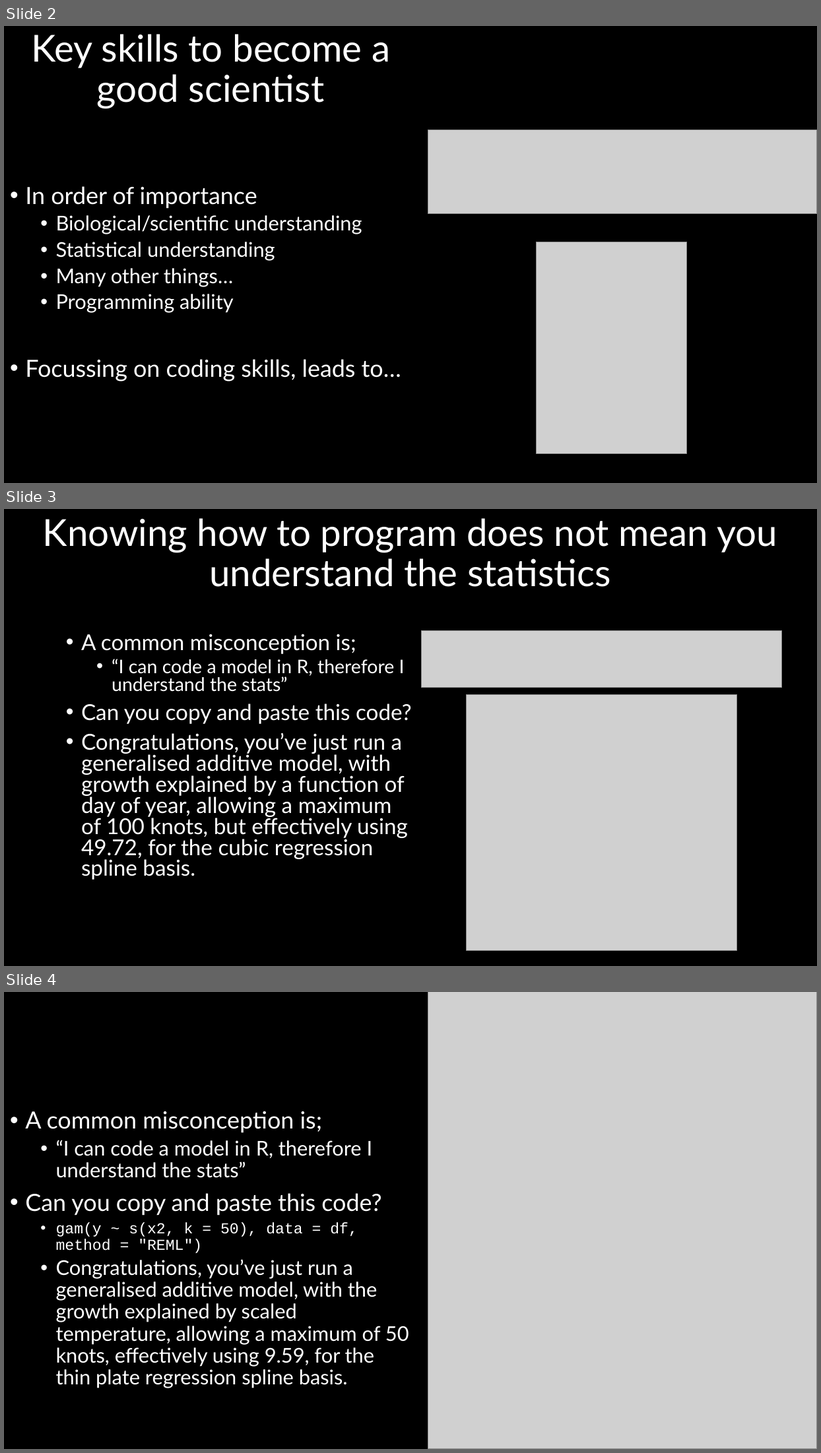
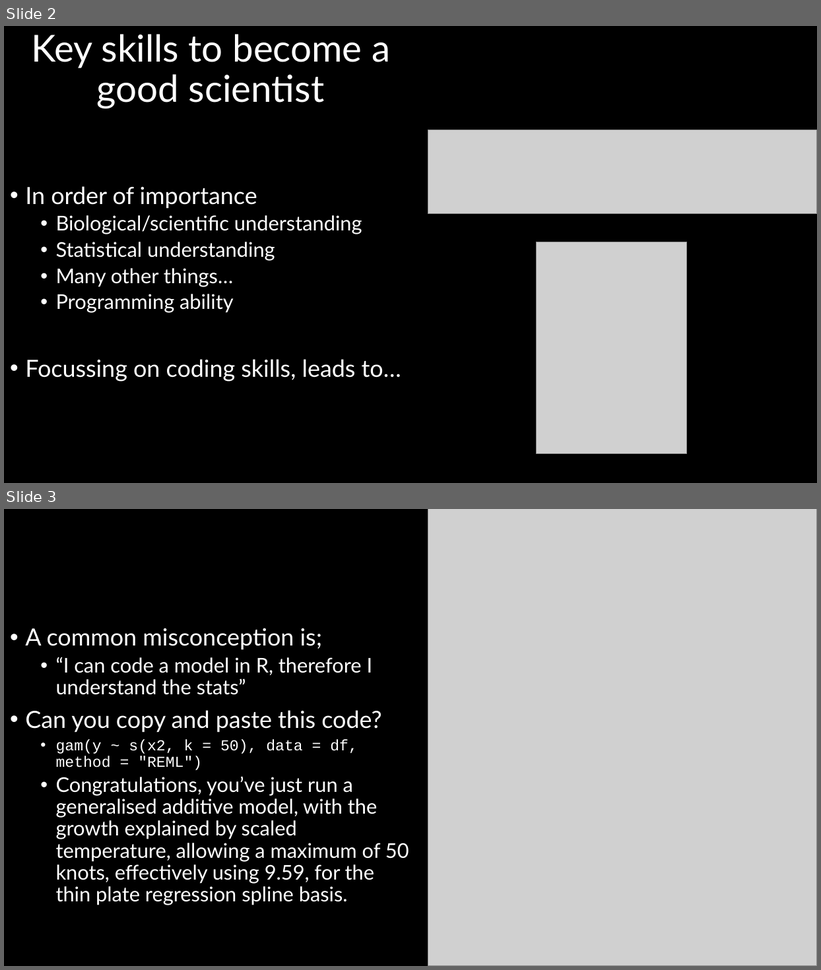
Before and after one commit to DeonRoos/stats-for-biologists, a slide deck: Lectures/Lecture 02.2 - R.pptx. Shown one above the other, each under a label of ours: slides 2, 3 and 4 before the commit, slides 2 and 3 after it. The pictures are 821x1453 and 821x970 pixels, drawn with LibreOffice and Linux fonts; fonts in the diff are those of the drawing; grey boxes stand for pictures. Boxes give left, top, right and bottom in pixels: in the first picture for what was removed or moved away, otherwise in the second. Text is boxed around its words. In the diff, an @@ line names an element or a change of style, - is before the commit and + after.

```diff
--- a/Lectures/Lecture 02.2 - R.pptx
+++ b/Lectures/Lecture 02.2 - R.pptx
@@ slide 3 removed at <box>4,509,817,966</box>, background #000000 @@
@@ title removed at <box>43,518,778,587</box> @@
-Knowing how to program does not mean you understand the statistics
@@ text removed at <box>81,634,412,880</box> @@
-• A common misconception is;
-  • “I can code a model in R, therefore I understand the stats”
-• Can you copy and paste this code?
-• Congratulations, you’ve just run a generalised additive model, with growth explained by a function of day of year, allowing a maximum of 100 knots, but effectively using 49.72, for the cubic regression spline basis.
@@ picture removed at <box>421,631,781,688</box> @@
@@ picture removed at <box>467,694,737,951</box> @@
@@ what was slide 4 is now slide 3 @@
```
Also in this commit, not shown: 1 slide changed, 3 slides added, 3 other slides removed, 12 other files.
